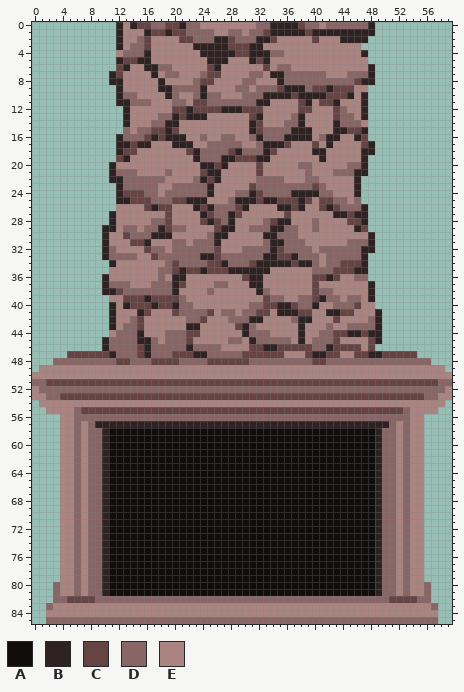
Sprite sheet -- assets/images/props/cabin/fireplace.png. The first picture shows the starting point.
The file is 60x86 pixels. Colours within 5 levels of each other are drawn and written as one.
Palette (. is transparent): A #110d0d  B #2e2222  C #664444  D #886666  E #aa8481
The same view after the edit:
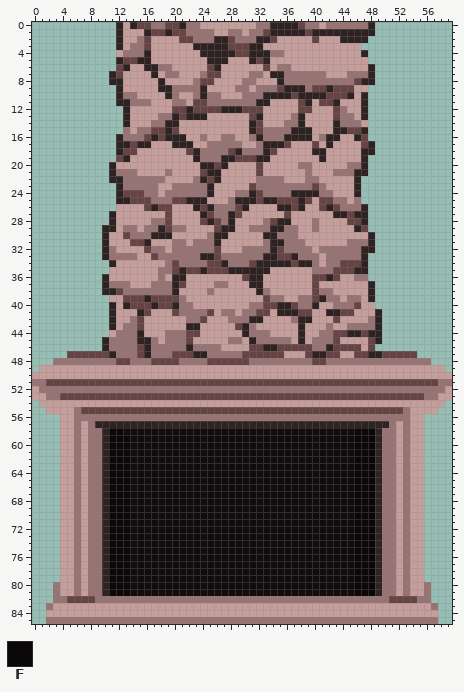
Colours new in this view: F #0b0809
From old to new:
Colour D changes from #886666 to #987373.
Colour E changes from #aa8481 to #c59e9b.
The author changed colour A to colour F in row 58 at x 11 to 12 and 46 to 48; in rows 59 to 81 at x 11 to 13 and 46 to 48.
Boxes around the changes in both pictures, in picture pixels (x1, y1, x2, y2):
changed: (32, 22, 452, 624)
